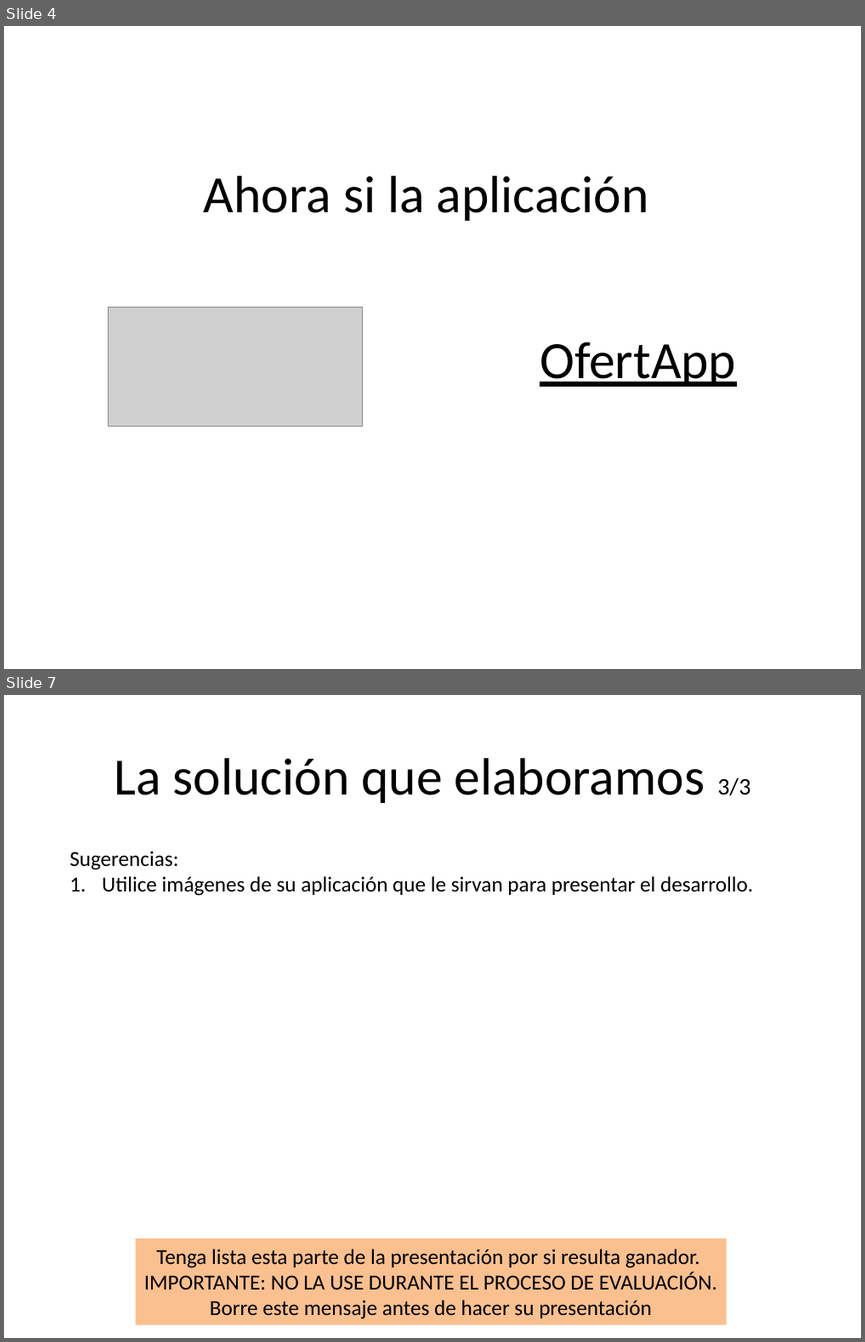
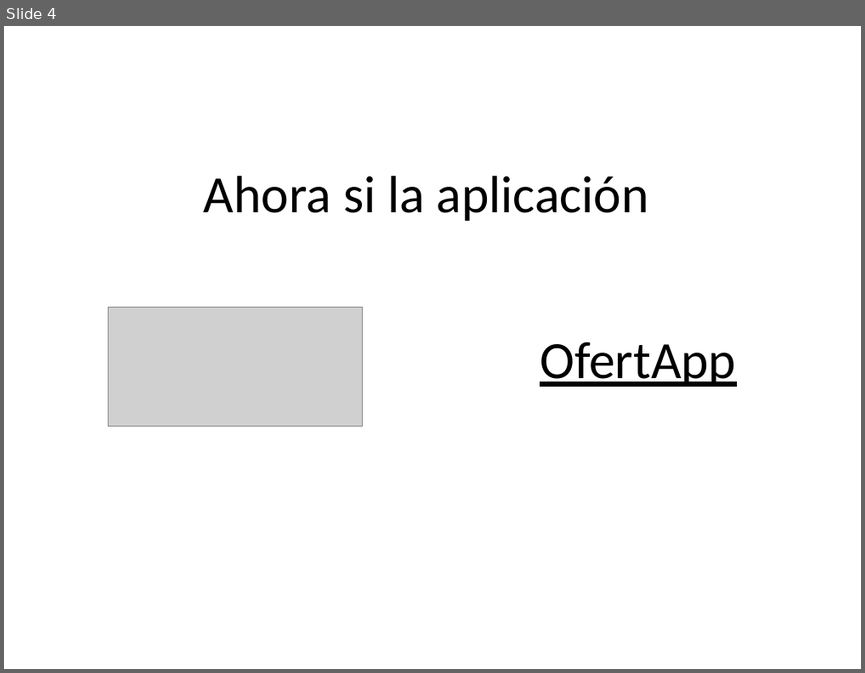
Before and after one commit to cristian4063/OfertaTrabajo, a slide deck: smartcities/themeforest-6705726-stroller-mobile-tablet-responsive-template/PresentacionOferta/OfertaEmpleo.pptx. Shown one above the other, each under a label of ours: slides 4 and 7 before the commit, slide 4 after it; the slides between them are not shown. The pictures are 865x1342 and 865x673 pixels, drawn with LibreOffice and Linux fonts; fonts in the diff are those of the drawing; grey boxes stand for pictures. Boxes give left, top, right and bottom in pixels: in the first picture for what was removed or moved away, otherwise in the second. Text is boxed around its words. In the diff, an @@ line names an element or a change of style, - is before the commit and + after.

```diff
--- a/smartcities/themeforest-6705726-stroller-mobile-tablet-responsive-template/PresentacionOferta/OfertaEmpleo.pptx
+++ b/smartcities/themeforest-6705726-stroller-mobile-tablet-responsive-template/PresentacionOferta/OfertaEmpleo.pptx
@@ slide 7 removed at [4,695,861,1338], background #FFFFFF @@
@@ title removed at [114,758,750,803] @@
-La solución que elaboramos 3/3
@@ text removed at [69,851,753,896] @@
-Sugerencias:
-1. Utilice imágenes de su aplicación que le sirvan para presentar el desarrollo.
@@ rectangle removed at [136,1238,726,1325] @@
-Tenga lista esta parte de la presentación por si resulta ganador.
-IMPORTANTE: NO LA USE DURANTE EL PROCESO DE EVALUACIÓN.
-Borre este mensaje antes de hacer su presentación
```
Also in this commit, not shown: 2 slides changed, 5 slides added, 2 other slides removed.
